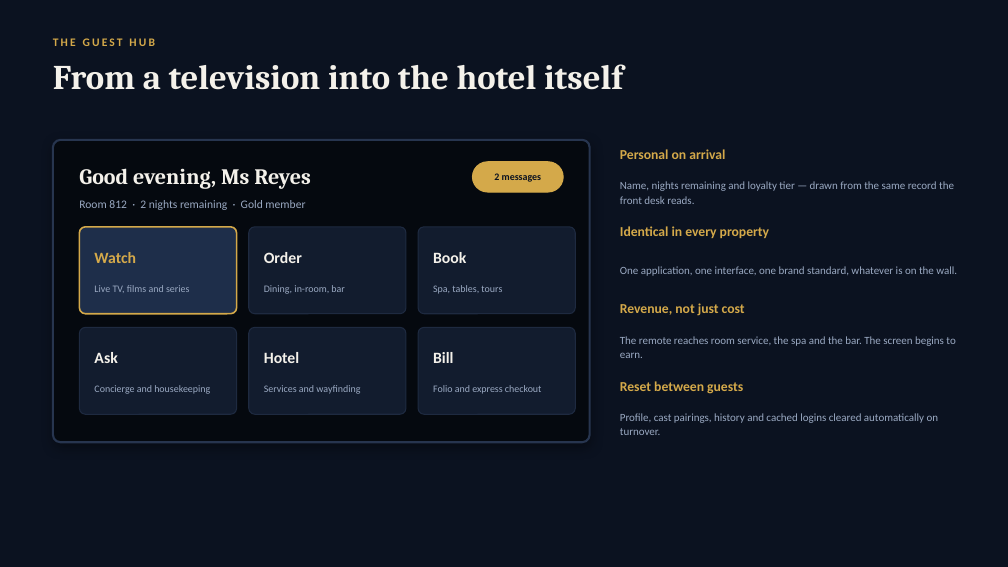
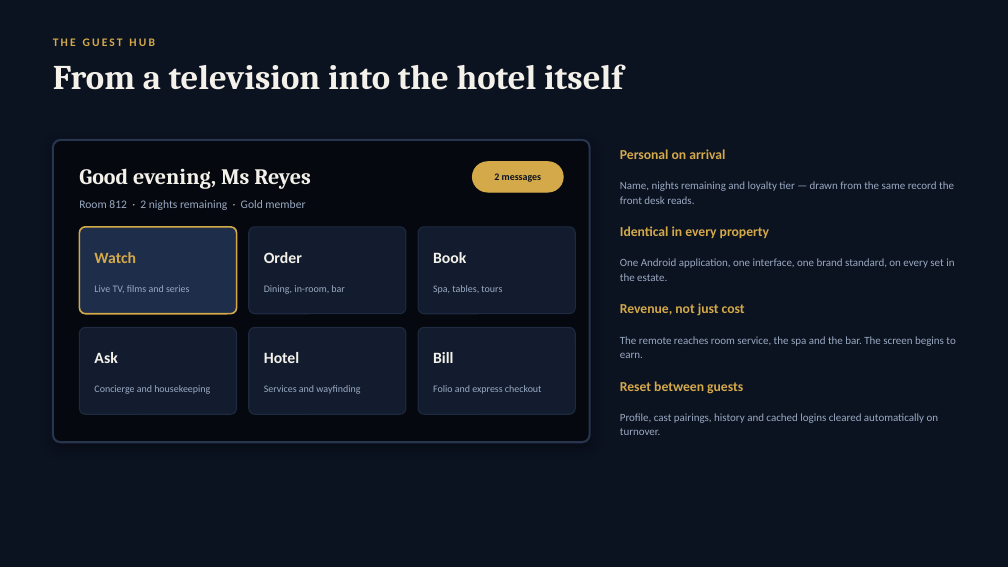
Before and after one commit to jnds0123/iptv-mpplus-site, a slide deck: slide 16 of presentation/Orpheus-Hospitality-Suite.pptx. Drawn at 1008x567 pixels with LibreOffice and Linux fonts; fonts in the diff are those of the drawing. Boxes give left, top, right and bottom in pixels: in the first picture for what was removed or moved away, otherwise in the second. Text is boxed around its words. In the diff, an @@ line names an element or a change of style, - is before the commit and + after.

```diff
--- a/presentation/Orpheus-Hospitality-Suite.pptx
+++ b/presentation/Orpheus-Hospitality-Suite.pptx
@@ text at [620, 258, 954, 281]: text changed @@
-One application, one interface, one brand standard, whatever is on the wall.
+One Android application, one interface, one brand standard, on every set in the estate.
```
Also in this commit, not shown: 2 other slides changed, 1 slide added, 1 slide removed, 4 other files.
